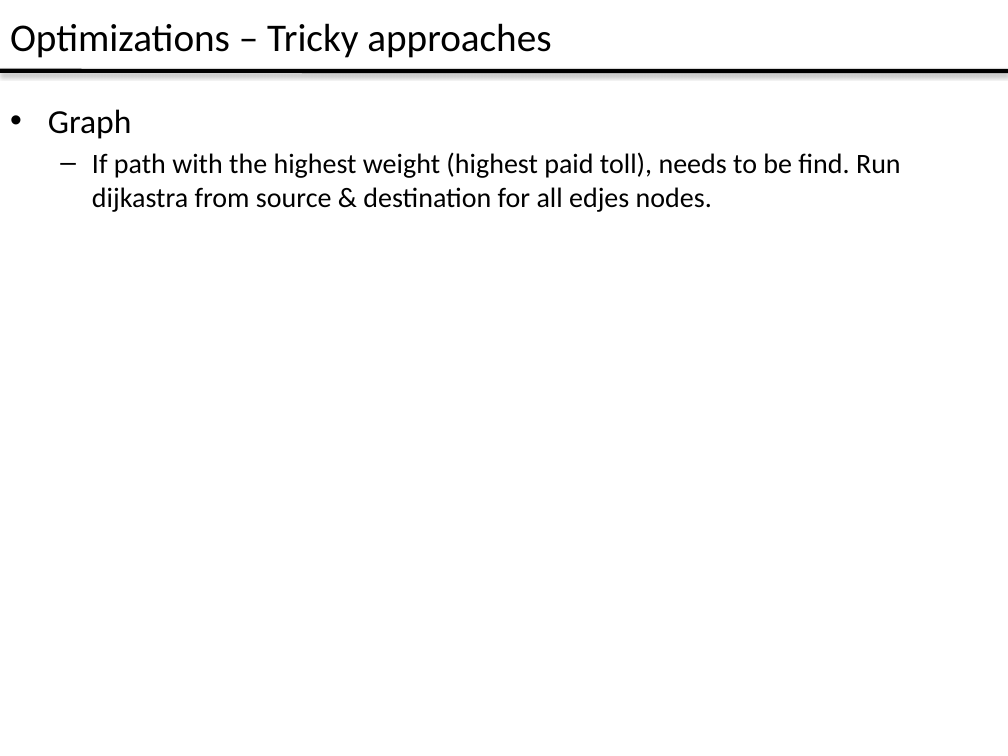
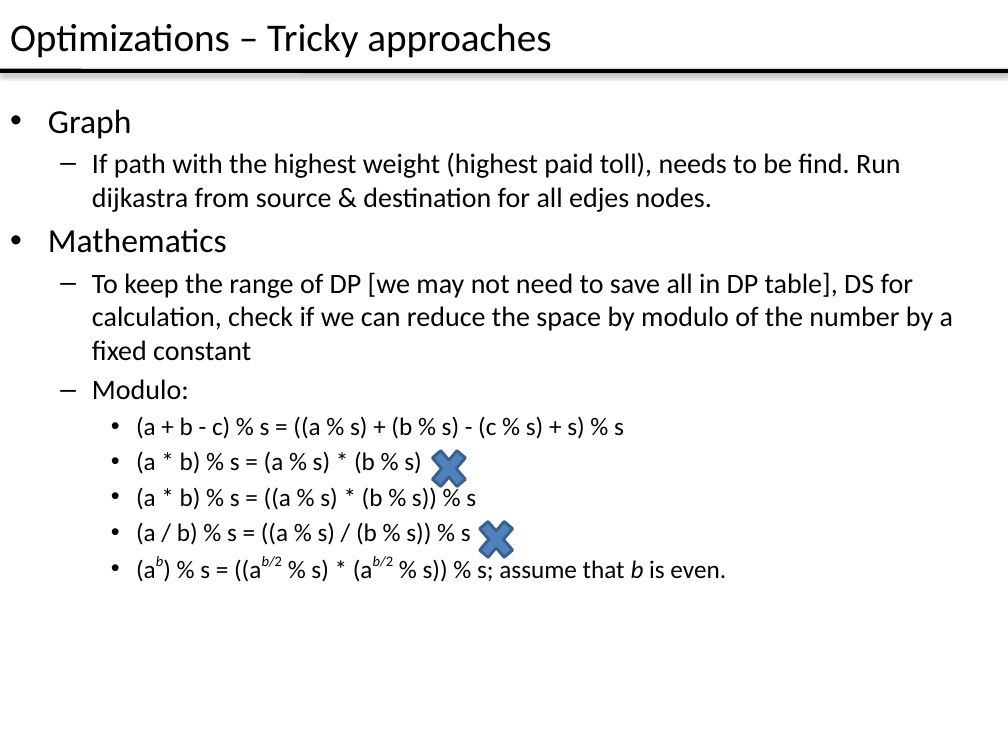
Before and after one commit to LiveLetLive/Algorithms, a slide deck: slide 6 of Reading_Material/Algo_Tricks.pptx (slide 5 before the commit). Drawn at 1008x756 pixels with LibreOffice and Linux fonts; fonts in the diff are those of the drawing. Boxes give left, top, right and bottom in pixels: in the first picture for what was removed or moved away, otherwise in the second. Text is boxed around its words. In the diff, an @@ line names an element or a change of style, - is before the commit and + after.

```diff
--- a/Reading_Material/Algo_Tricks.pptx
+++ b/Reading_Material/Algo_Tricks.pptx
@@ text at [48,228,953,582]: paragraphs added @@
+• Mathematics
+  – To keep the range of DP [we may not need to save all in DP table], DS for calculation, check if we can reduce the space by modulo of the number by a fixed constant
+  – Modulo:
+    • (a + b - c) % s = ((a % s) + (b % s) - (c % s) + s) % s
+    • (a * b) % s = (a % s) * (b % s)
+    • (a * b) % s = ((a % s) * (b % s)) % s
+    • (a / b) % s = ((a % s) / (b % s)) % s
+    • (ab) % s = ((ab/2 % s) * (ab/2 % s)) % s; assume that b is even.
@@ cross added at [425,442,473,497], fill #4F81BD, outline #3A5F8C 2 pt @@
@@ cross added at [473,512,520,568], fill #4F81BD, outline #3A5F8C 2 pt @@
```
Also in this commit, not shown: 1 other slide changed, 2 slides added.
